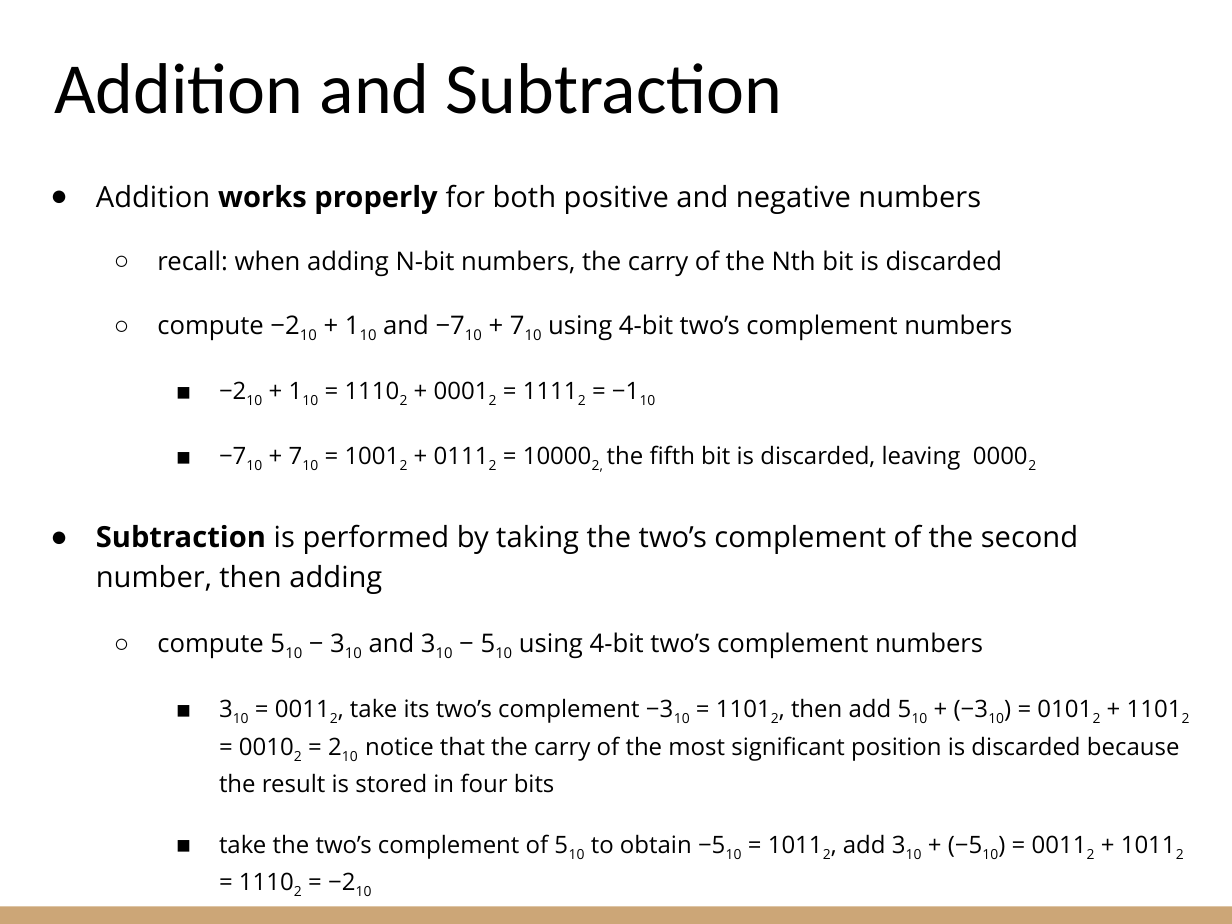
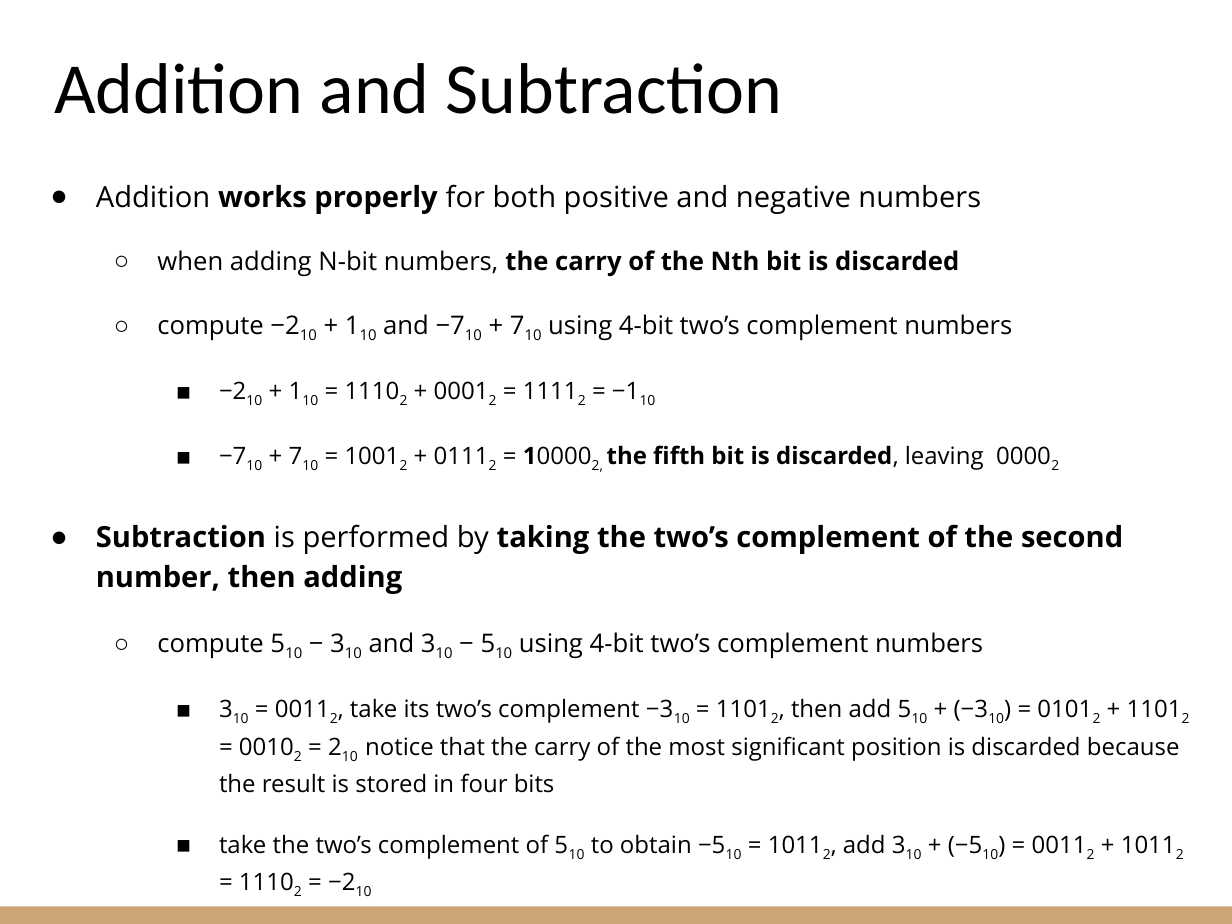
Before and after one commit to riccardoberta/esd, a slide deck: slide 13 of 02 - Number Systems.pptx. Drawn at 1232x924 pixels with LibreOffice and Linux fonts; fonts in the diff are those of the drawing. Boxes give left, top, right and bottom in pixels: in the first picture for what was removed or moved away, otherwise in the second. Text is boxed around its words. In the diff, an @@ line names an element or a change of style, - is before the commit and + after.

```diff
--- a/02 - Number Systems.pptx
+++ b/02 - Number Systems.pptx
@@ text at (x1=157, y1=250, x2=959, y2=277): text changed; bold on @@
-  ○ recall: when adding N-bit numbers, the carry of the Nth bit is discarded
+  ○ when adding N-bit numbers, the carry of the Nth bit is discarded
@@ text at (x1=96, y1=445, x2=1123, y2=594): bold on in "100002, the fifth bit is discarded,", "taking the two’s complement of the second ..." @@
```
Also in this commit, not shown: 15 other slides changed, 20 other files.
